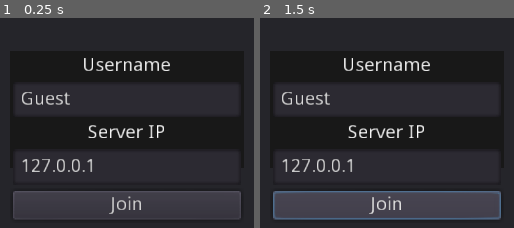
Above: before the commit, frames 1-2 (left to right).
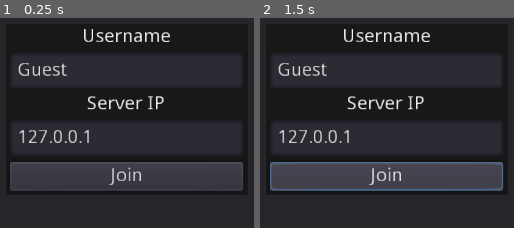
Above: after the commit, the same moments.

Repository: laws65/kag-rewritten
Game: Godot game, scene res://base/levels/content/matchmaking.tscn
Same seed, same stepped clock (60 frames per second), same inputs: the game is played once before the commit and once after it.
Inputs:
- Up to frame 1 (0.25 s): no input
- Up to frame 2 (1.5 s): tap Enter at 0.5 s; click "Join" at 1.25 s

The runs differ from the first frame. In frame 1, 46% of the frame differs, in the area x 3-96%, y 5-96%; in frame 2, 59%, in the area x 3-96%, y 5-97%.

Commit message:
Visual fix for a prompt

Diff:
--- a/base/levels/content/matchmaking.tscn
+++ b/base/levels/content/matchmaking.tscn
@@ -16,30 +16,26 @@
 anchor_top = 0.5
 anchor_right = 0.5
 anchor_bottom = 0.5
-margin_left = -150.0
-margin_top = -75.0
-margin_right = 150.0
-margin_bottom = 75.0
+margin_left = -155.0
+margin_top = -110.0
+margin_right = 155.0
+margin_bottom = 110.0
 rect_min_size = Vector2( 300, 0 )
 custom_styles/panel = SubResource( 1 )
 
 [node name="MarginContainer" type="MarginContainer" parent="Matchmaking"]
-anchor_left = 0.5
-anchor_top = 0.5
-anchor_right = 0.5
-anchor_bottom = 0.5
-margin_left = -146.0
-margin_top = -68.0
-margin_right = 146.0
-margin_bottom = 68.0
+margin_left = 5.0
+margin_top = 5.0
+margin_right = 304.0
+margin_bottom = 214.0
 
 [node name="VBoxContainer" type="VBoxContainer" parent="Matchmaking/MarginContainer"]
-margin_right = 292.0
-margin_bottom = 136.0
+margin_right = 299.0
+margin_bottom = 209.0
 
 [node name="Label - Username" type="Label" parent="Matchmaking/MarginContainer/VBoxContainer"]
-margin_right = 292.0
-margin_bottom = 24.0
+margin_right = 299.0
+margin_bottom = 25.0
 rect_min_size = Vector2( 0, 24 )
 size_flags_vertical = 1
 text = "Username"
@@ -47,16 +43,16 @@
 valign = 1
 
 [node name="Input - Username" type="LineEdit" parent="Matchmaking/MarginContainer/VBoxContainer"]
-margin_top = 28.0
-margin_right = 292.0
-margin_bottom = 52.0
+margin_top = 33.0
+margin_right = 299.0
+margin_bottom = 78.0
 rect_min_size = Vector2( 0, 24 )
 text = "Guest"
 
 [node name="Label - Host" type="Label" parent="Matchmaking/MarginContainer/VBoxContainer"]
-margin_top = 56.0
-margin_right = 292.0
-margin_bottom = 80.0
+margin_top = 86.0
+margin_right = 299.0
+margin_bottom = 111.0
 rect_min_size = Vector2( 0, 24 )
 size_flags_vertical = 1
 text = "Server IP"
@@ -64,15 +60,15 @@
 valign = 1
 
 [node name="Input - Host" type="LineEdit" parent="Matchmaking/MarginContainer/VBoxContainer"]
-margin_top = 84.0
-margin_right = 292.0
-margin_bottom = 108.0
+margin_top = 119.0
+margin_right = 299.0
+margin_bottom = 164.0
 rect_min_size = Vector2( 0, 24 )
 text = "127.0.0.1"
 
 [node name="Button" type="Button" parent="Matchmaking/MarginContainer/VBoxContainer"]
-margin_top = 112.0
-margin_right = 292.0
-margin_bottom = 136.0
+margin_top = 172.0
+margin_right = 299.0
+margin_bottom = 209.0
 rect_min_size = Vector2( 0, 24 )
 text = "Join"
